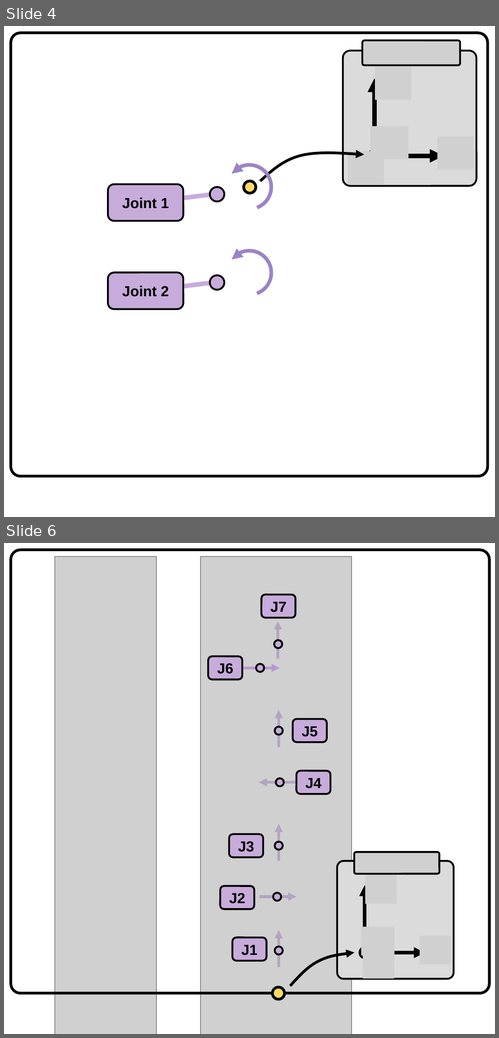
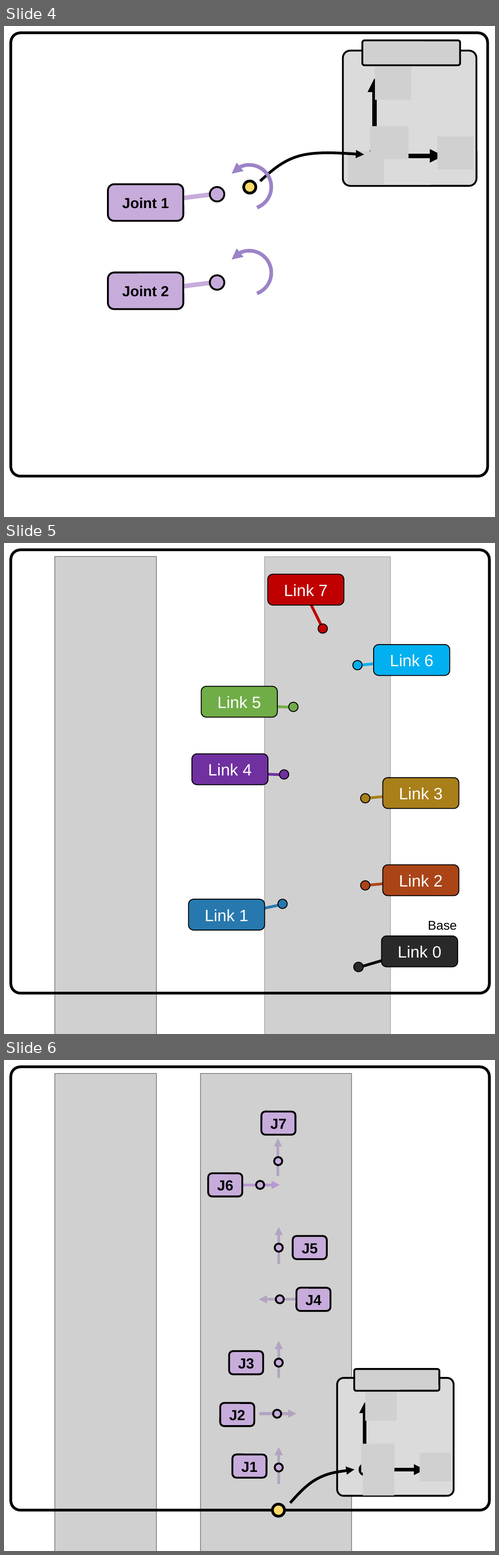
Before and after one commit to explicit-robotics/explicit-robotics.github.io, a slide deck: source/images/images.pptx. Shown one above the other, each under a label of ours: slides 4 and 6 before the commit, slides 4, 5 and 6 after it; the slides between them are not shown. The pictures are 499x1038 and 499x1555 pixels, drawn with LibreOffice and Linux fonts; fonts in the diff are those of the drawing; grey boxes stand for pictures; background and template pictures are left out. Boxes give left, top, right and bottom in pixels: in the first picture for what was removed or moved away, otherwise in the second. Text is boxed around its words. In the diff, an @@ line names an element or a change of style, - is before the commit and + after.

```diff
--- a/source/images/images.pptx
+++ b/source/images/images.pptx
@@ slide 5 added at (4,543,495,1034), background #FFFFFF @@
@@ rounded rectangle added at (11,550,490,993), outline #000000 3 pt @@
@@ picture added at (55,557,157,1034) @@
@@ picture added at (265,557,391,1034) @@
@@ rounded rectangle added at (268,575,344,605), fill #C00000, outline #000000 1 pt, 18 pt, text #FFFFFF @@
+Link 7
@@ line added from (323, 629) to (306, 593), #C00000 3 pt @@
@@ ellipse added at (319,624,328,633), fill #C00000, outline #000000 1 pt @@
@@ rounded rectangle added at (374,645,450,675), fill #00B0F0, outline #000000 1 pt, 18 pt, text #FFFFFF @@
+Link 6
@@ ellipse added at (353,661,362,670), fill #00B0F0, outline #000000 1 pt @@
@@ line added from (356, 665) to (404, 661), #00B0F0 3 pt @@
@@ rounded rectangle added at (201,687,277,717), fill #70AD47, outline #000000 1 pt, 18 pt, text #FFFFFF @@
+Link 5
@@ ellipse added at (289,702,298,711), fill #70AD47, outline #000000 1 pt @@
@@ line added from (296, 707) to (238, 705), #70AD47 3 pt @@
@@ rounded rectangle added at (192,754,268,785), fill #7030A0, outline #000000 1 pt, 18 pt, text #FFFFFF @@
+Link 4
@@ ellipse added at (280,770,289,779), fill #7030A0, outline #000000 1 pt @@
@@ line added from (287, 775) to (229, 773), #7030A0 3 pt @@
@@ rounded rectangle added at (383,777,459,809), fill #A97F19, outline #000000 1 pt, 18 pt, text #FFFFFF @@
+Link 3
@@ ellipse added at (361,794,370,803), fill #A97F19, outline #000000 1 pt @@
@@ line added from (422, 793) to (366, 799), #A97F19 3 pt @@
@@ rounded rectangle added at (383,865,459,896), fill #AB4518, outline #000000 1 pt, 18 pt, text #FFFFFF @@
+Link 2
@@ ellipse added at (361,881,370,890), fill #AB4518, outline #000000 1 pt @@
@@ line added from (422, 881) to (366, 885), #AB4518 3 pt @@
@@ rounded rectangle added at (189,899,265,930), fill #2778AE, outline #000000 1 pt, 18 pt, text #FFFFFF @@
+Link 1
@@ line added from (283, 905) to (231, 915), #2778AE 3 pt @@
@@ ellipse added at (278,899,287,908), fill #2778AE, outline #000000 1 pt @@
@@ text added at (428,921,458,930), 14 pt, text #000000 @@
+Base
@@ rounded rectangle added at (382,936,458,967), fill #292929, outline #000000 1 pt, 18 pt, text #FFFFFF @@
+Link 0
@@ line added from (418, 951) to (358, 968), #000000 3 pt @@
@@ ellipse added at (354,962,364,972), fill #292929, outline #000000 1 pt @@
```
Also in this commit, not shown: 1 slide removed, 14 other files.
